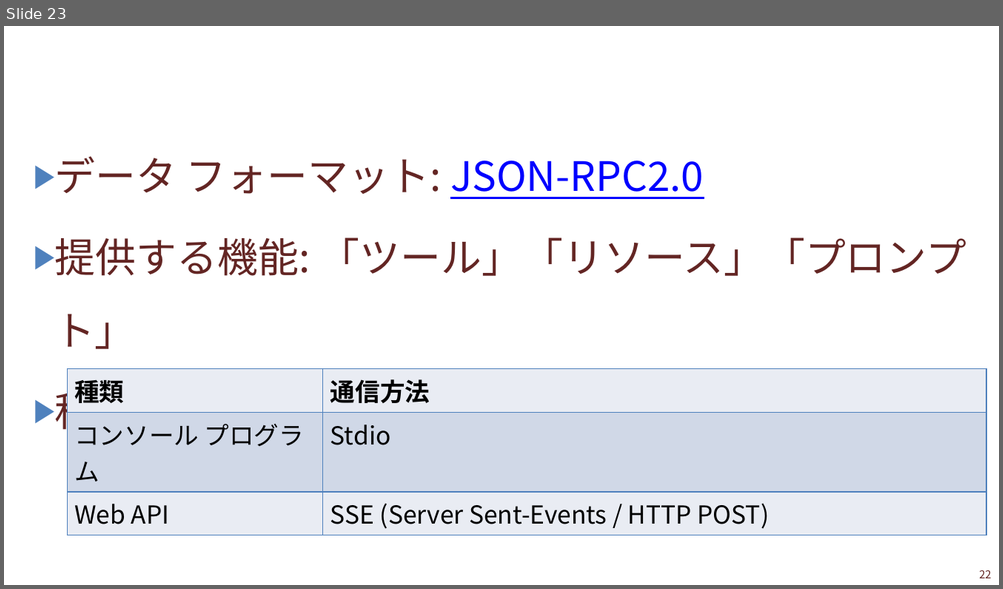
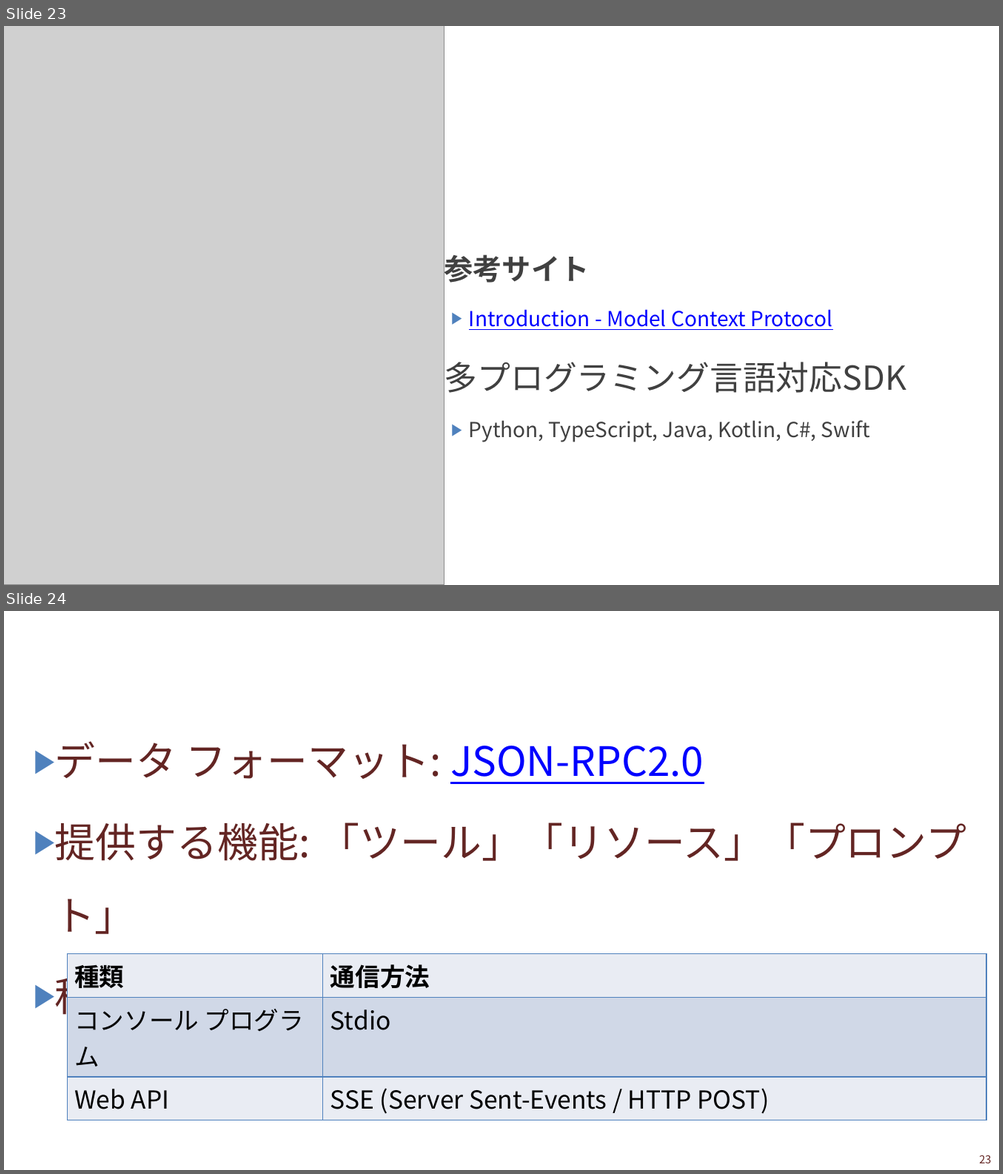
Before and after one commit to Fujiwo/Shos.AIAgentSample, a slide deck: Documents/2025010.AIエージェント開発ハンズオンセミナー.pptx. Shown one above the other, each under a label of ours: slide 23 before the commit, slides 23 and 24 after it. The pictures are 1003x589 and 1003x1174 pixels, drawn with LibreOffice and Linux fonts; fonts in the diff are those of the drawing; grey boxes stand for pictures; background and template pictures are left out. Boxes give left, top, right and bottom in pixels: in the first picture for what was removed or moved away, otherwise in the second. Text is boxed around its words. In the diff, an @@ line names an element or a change of style, - is before the commit and + after.

```diff
--- a/Documents/2025010.AIエージェント開発ハンズオンセミナー.pptx
+++ b/Documents/2025010.AIエージェント開発ハンズオンセミナー.pptx
@@ slide 23 added at bbox=[4, 26, 999, 585], background #FFFFFF @@
@@ picture added at bbox=[4, 26, 444, 585] @@
@@ text added at bbox=[444, 255, 907, 443], 20 pt, text #404040 @@
+▶ 参考サイト
+  ▶ Introduction - Model Context Protocol
+▶ 多プログラミング言語対応SDK
+  ▶ Python, TypeScript, Java, Kotlin, C#, Swift
@@ title added at bbox=[606, 309, 833, 330], 36 pt, text #FFFFFF @@
+MCP (Model Context Protocol)
@@ page number added at bbox=[962, 563, 995, 584], 11.1 pt, text #FFFFFF @@
+22
@@ what was slide 23 is now slide 24 @@
@@ page number at bbox=[979, 1156, 990, 1164]: text changed @@
-22
+23
```
Also in this commit, not shown: 2 slides changed, 2 other slides added, 1 slide removed, 1 other file.
